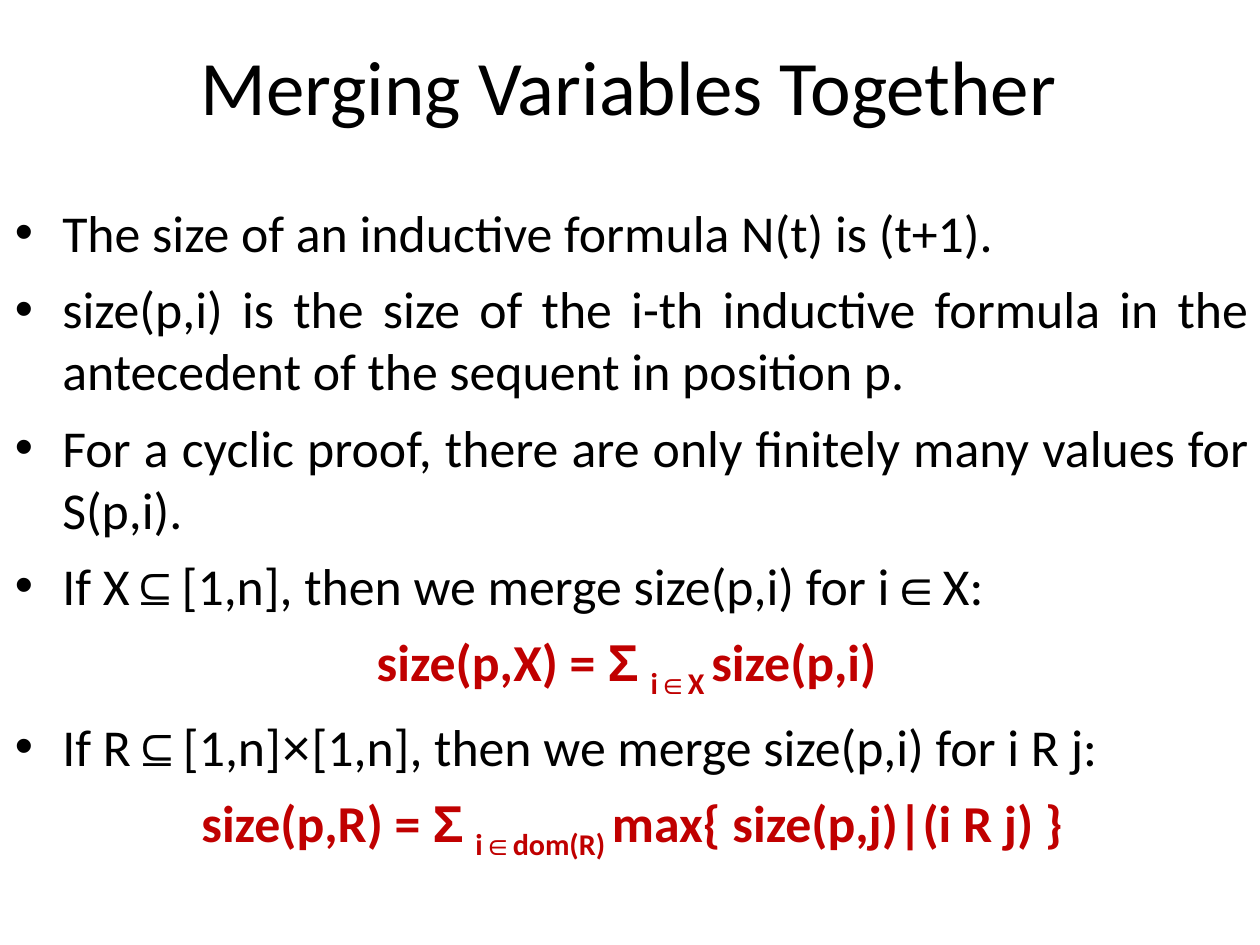
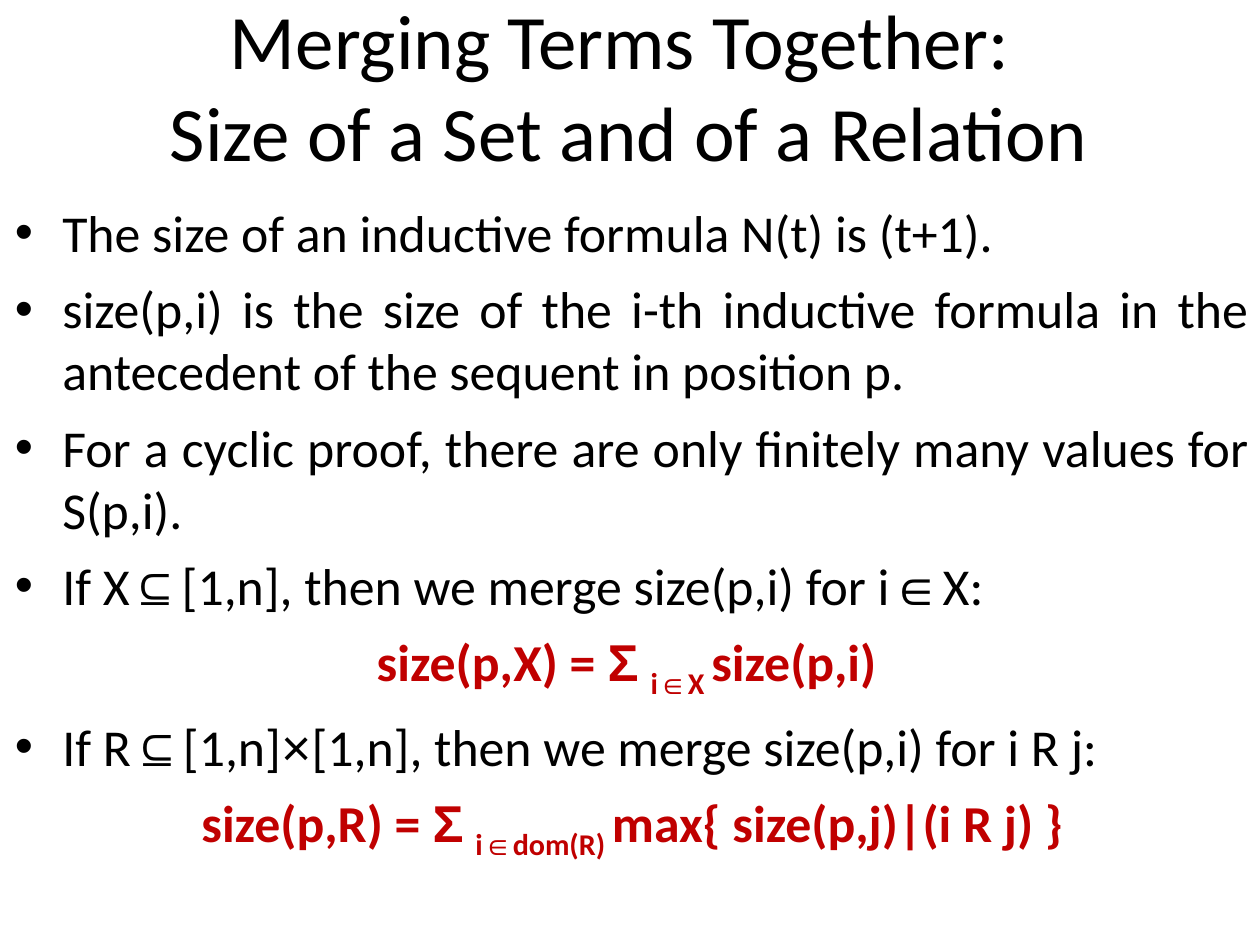
Before and after one commit to stefanoangeloberardi/GTC-injective, a slide deck: slide 17 of PDF/20260219-FUEFUKI24-Isawa Onsen-Injectivity-Slides.ppt. Drawn at 1260x945 pixels with LibreOffice and Linux fonts; fonts in the diff are those of the drawing. Boxes give left, top, right and bottom in pixels: in the first picture for what was removed or moved away, otherwise in the second. Text is boxed around its words. In the diff, an @@ line names an element or a change of style, - is before the commit and + after.

```diff
--- a/PDF/20260219-FUEFUKI24-Isawa Onsen-Injectivity-Slides.ppt
+++ b/PDF/20260219-FUEFUKI24-Isawa Onsen-Injectivity-Slides.ppt
@@ title at [170, 15, 1086, 162]: text changed @@
-Merging Variables Together
+Merging Terms Together:
+Size of a Set and of a Relation
```
Also in this commit, not shown: 3 other slides changed.
